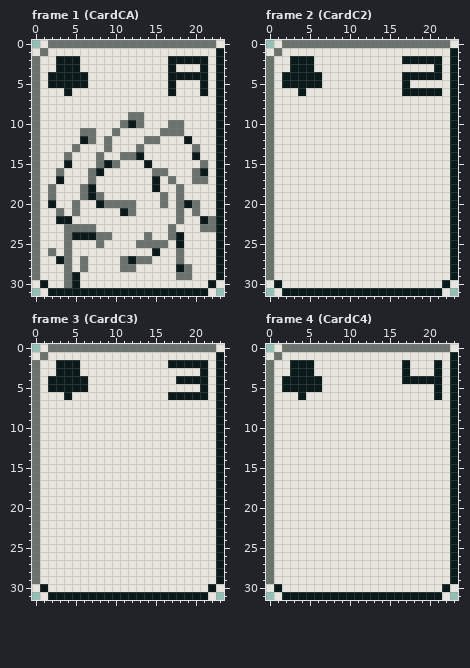
Two states of a pixel-art file, assets/atlas/card.aseprite. Above is the file before it was changed.
24x32 pixels, 61 frames. Shown: frame 1 (CardCA), frame 2 (CardC2), frame 3 (CardC3), frame 4 (CardC4). The commit also changed other frames, which this record leaves out.
Once edited:
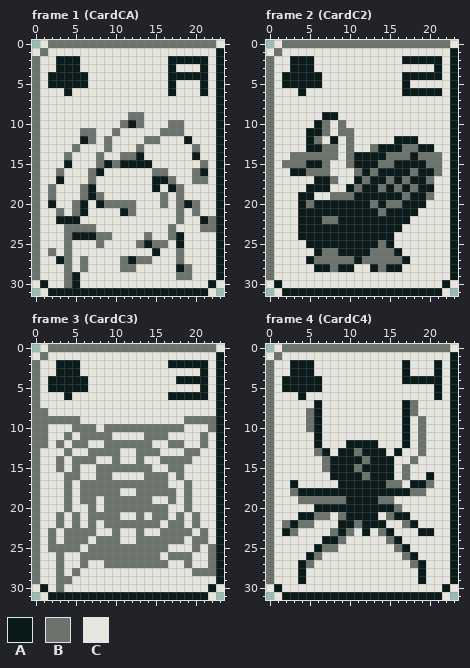
Palette (. is transparent): A #0a1a1a  B #6c736c  C #e6e6df
From old to new:
Changed rows in their new state; - is an unchanged pixel.
Frame 1 (CardCA), layer "face":
first column x 5:
15 ------AAA----
17 -----------A-
18 ------------A
20 -A-----------
21 -A-----------
22 A------------
25 ---------A---
Frame 2 (CardC2), layer "face":
first column x 2:
 9 -----AA-------------
10 ----AB-B------------
11 ---AAB-BB-----------
12 ---AB-A-B-----AAA---
13 ---AABB-B--BAAABBAA-
14 -BBBBBB-BAAAABBBABBB
15 BBBAAB--BAAABBAAAABB
16 -AABBB---BABAAAABAAB
17 ----AAB--ABAABABAAB-
18 ---AAA--ABAABABABAA-
19 --AA--BBBAAAAAABAAB-
20 --ABAAAAAAABABBAAA--
21 --AAAAAAAAAABAAAA---
22 --AAABBAAAAAAAAA----
23 --AAAAAAAAAAAAA-----
24 --AAAAAAAAAAAA------
25 ---AAAAAAAAABA------
26 ----ABBAAAABBBA-----
27 ---ABBBBBABBBBBA----
28 ----AABAA--ABAA-----
Frame 3 (CardC3), layer "face":
first column x 1:
 8 B---------------------
 9 BBBBB-------------BBBB
10 B---BBB-BBBBBBBBBB---B
11 B--B-BBBB----BBB----B-
12 B-B-BB--BBBBBB--BB--B-
13 ---B--BBBB--BBB---BB--
14 --B-BBB--B--B--BBBB---
15 --B-B--BBBBBBB--BB----
16 ---BB--BB----BBB-B----
17 ---B-BBBBBBBBBBB--B---
18 ---B-BBBBB--BBBBB-B---
19 ---B-BB-BBBBBB--B-B---
20 ---B--B-BBBBBBBB--B---
21 --B-B-BBBB--B-BB-B-B--
22 --B-B-B-BBBBBBB-BB-B--
23 -B-BBBB--B--B--BBBB-B-
24 -B-BBB-BBB--BBBBBB-BB-
25 -BBBB-BBBBBBBBBB---B-B
26 --B--BBBBBBBBBB-BBB--B
27 --B--B--BBBBBBBB--B--B
28 --B-B--------------BBB
29 --BB------------------
30 --B-------------------
Frame 4 (CardC4), layer "face":
first column x 2:
 7 ----A----------AB--
 8 ---BA----------AB--
 9 ---BA----------A-B-
10 ---BA----------A-B-
11 ----A----------A-B-
12 ----A---AAAA---A-B-
13 ----BA-AABAAA-A--B-
14 -----BAAAABAAA--B--
15 -----BAAABAAAA-B---
16 ------AAAABAAA-B--A
17 -A-----AAAAAABB-AAB
18 -BAAAAAAAAAAAAAABB-
19 --BBBBBBAAAABB-----
20 ----AAAAAAAAAAB----
21 --AABB-BAAAA-BAA---
22 BABB---AABAAA--BA--
23 AB----BAB-A-BA---AA
24 -----AAB-----BA----
25 ----ABB-------BA---
26 ---AB----------BA--
27 --AB------------BA-
28 --A--------------A-
29 --A--------------A-
Where, in picture pixels (left, top, right, bottom), the same in both pictures:
changed: (72, 160, 176, 224)
changed: (144, 240, 152, 248)
changed: (282, 112, 442, 272)
changed: (40, 408, 216, 592)
changed: (282, 400, 434, 584)
